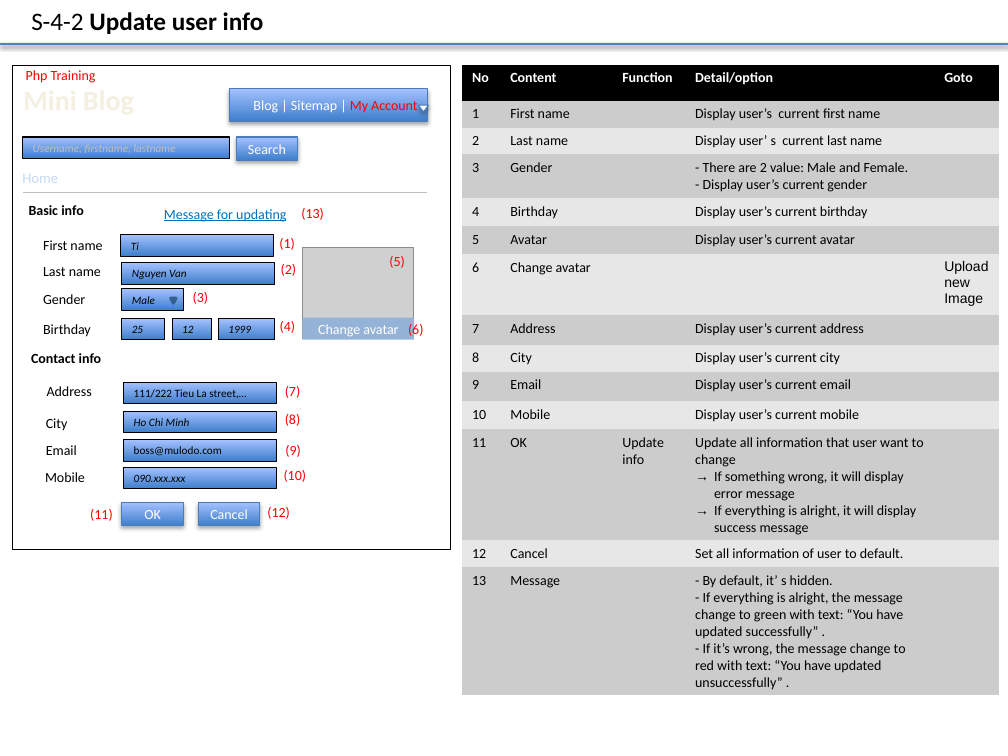
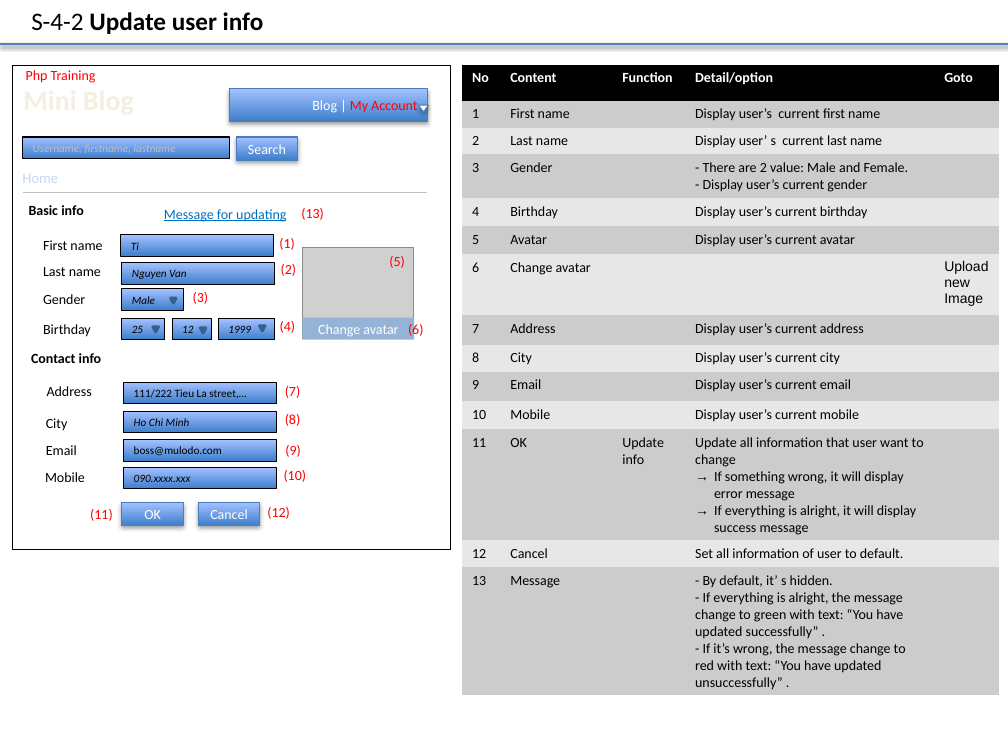
Before and after one commit to truong-vu-mulodo/mini-blog, a slide deck: slide 6 of php/tam-v.anh/doc/detail_design/frontend/wireframe/MiniBlog_Wireframe_Ver_0.1.0.pptx. Drawn at 1008x756 pixels with LibreOffice and Linux fonts; fonts in the diff are those of the drawing; grey boxes stand for pictures. Boxes give left, top, right and bottom in pixels: in the first picture for what was removed or moved away, otherwise in the second. Text is boxed around its words. In the diff, an @@ line names an element or a change of style, - is before the commit and + after.

Commit message:
remove sitemap and update change password, update info

```diff
--- a/php/tam-v.anh/doc/detail_design/frontend/wireframe/MiniBlog_Wireframe_Ver_0.1.0.pptx
+++ b/php/tam-v.anh/doc/detail_design/frontend/wireframe/MiniBlog_Wireframe_Ver_0.1.0.pptx
@@ text in rectangle at (312, 100, 417, 114): text changed; text colour #FFFFFF to #FF0000 @@
-Blog | Sitemap | My Account
+Blog | My Account
@@ triangle added at (153, 327, 159, 332), fill #4F81BD, outline #376092 2 pt @@
@@ triangle added at (201, 328, 207, 333), fill #4F81BD, outline #376092 2 pt @@
@@ triangle added at (259, 326, 265, 331), fill #4F81BD, outline #376092 2 pt @@
@@ text in rectangle at (134, 473, 191, 482): text changed @@
-090.xxx.xxx
+090.xxxx.xxx
```
Also in this commit, not shown: 6 other slides changed.
